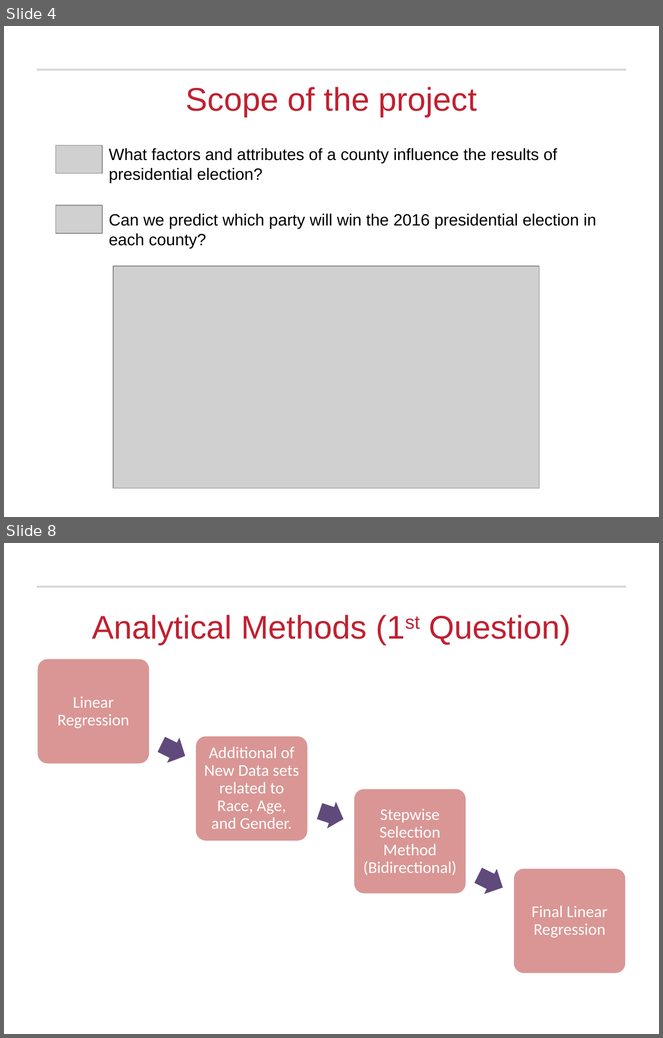
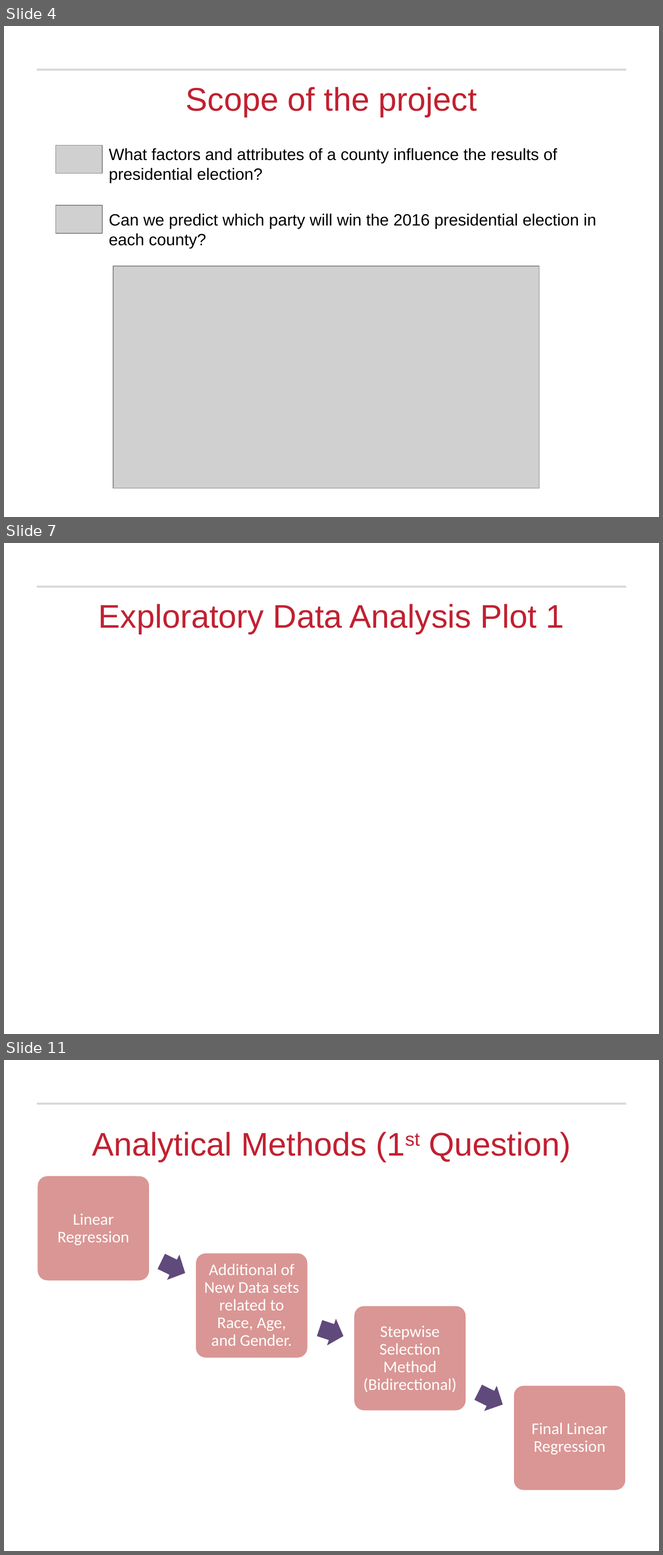
Before and after one commit to rajakash31/Presidential_Election_2016_Classification, a slide deck: Final Submission/Presidential Election Analysis_Final.pptx. Shown one above the other, each under a label of ours: slides 4 and 8 before the commit, slides 4, 7 and 11 after it; the slides between them are not shown. The pictures are 663x1038 and 663x1555 pixels, drawn with LibreOffice and Linux fonts; fonts in the diff are those of the drawing; grey boxes stand for pictures; background and template pictures are left out. Boxes give left, top, right and bottom in pixels: in the first picture for what was removed or moved away, otherwise in the second. Text is boxed around its words. In the diff, an @@ line names an element or a change of style, - is before the commit and + after.

```diff
--- a/Final Submission/Presidential Election Analysis_Final.pptx
+++ b/Final Submission/Presidential Election Analysis_Final.pptx
@@ slide 7 added at (4, 543, 659, 1034), background #FFFFFF; not listed: 1 template element that a slide beside it also shows @@
@@ title added at (99, 604, 565, 634), 36 pt, text #C12030 @@
+Exploratory Data Analysis Plot 1
@@ what was slide 8 is now slide 11 @@
```
Also in this commit, not shown: 3 slides changed, 4 other slides added, 2 slides removed, 7 other files.
